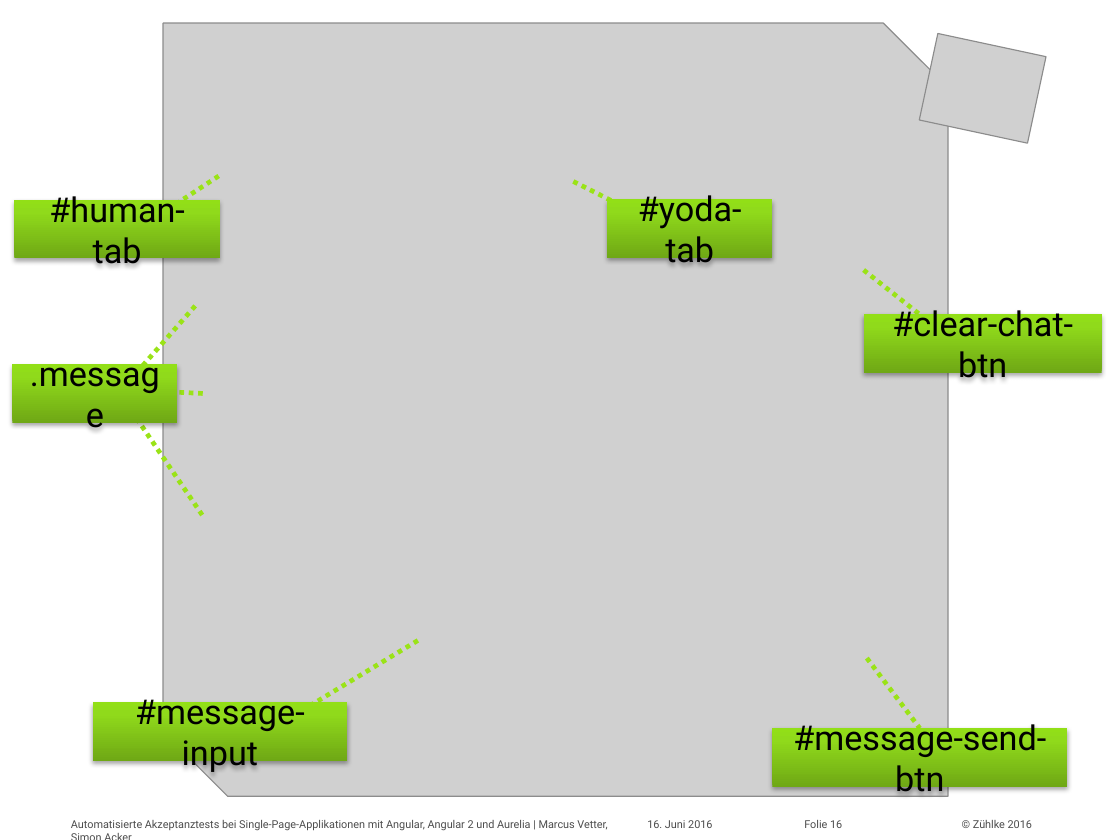
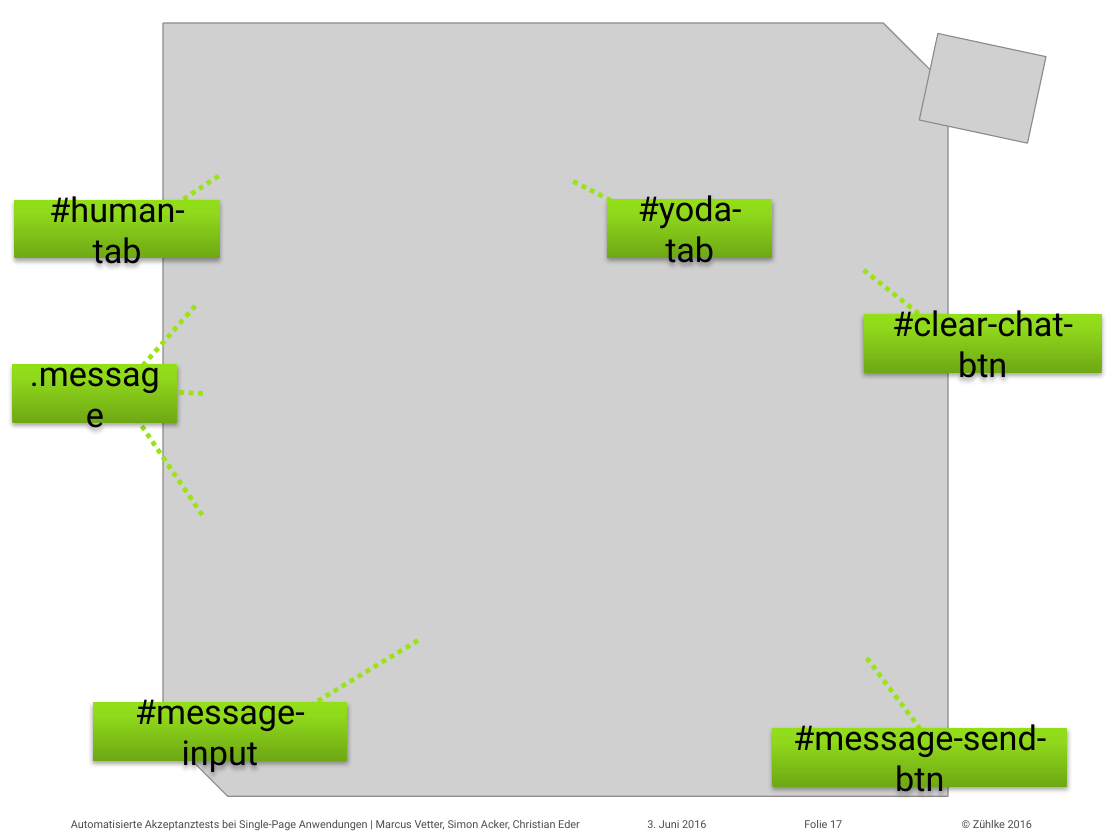
Before and after one commit to marcusvetter/yoda-chat, a slide deck: slide 17 of Vortrag_KE2016_MAVE_SIA.pptx (slide 16 before the commit). Drawn at 1120x840 pixels with LibreOffice and Linux fonts; fonts in the diff are those of the drawing; grey boxes stand for pictures. Boxes give left, top, right and bottom in pixels: in the first picture for what was removed or moved away, otherwise in the second. Text is boxed around its words. In the diff, an @@ line names an element or a change of style, - is before the commit and + after.

```diff
--- a/Vortrag_KE2016_MAVE_SIA.pptx
+++ b/Vortrag_KE2016_MAVE_SIA.pptx
@@ text at <box>71,820,580,831</box>: text changed @@
-Automatisierte Akzeptanztests bei Single-Page-Applikationen mit Angular, Angular 2 und Aurelia | Marcus Vetter, Simon Acker
+Automatisierte Akzeptanztests bei Single-Page Anwendungen | Marcus Vetter, Simon Acker, Christian Eder
@@ text at <box>647,820,706,828</box>: text changed @@
-16. Juni 2016
+3. Juni 2016
@@ page number at <box>804,820,842,828</box>: text changed @@
-Folie 16
+Folie 17
```
Also in this commit, not shown: 19 other slides changed, 3 slides added, 1 slide removed.
